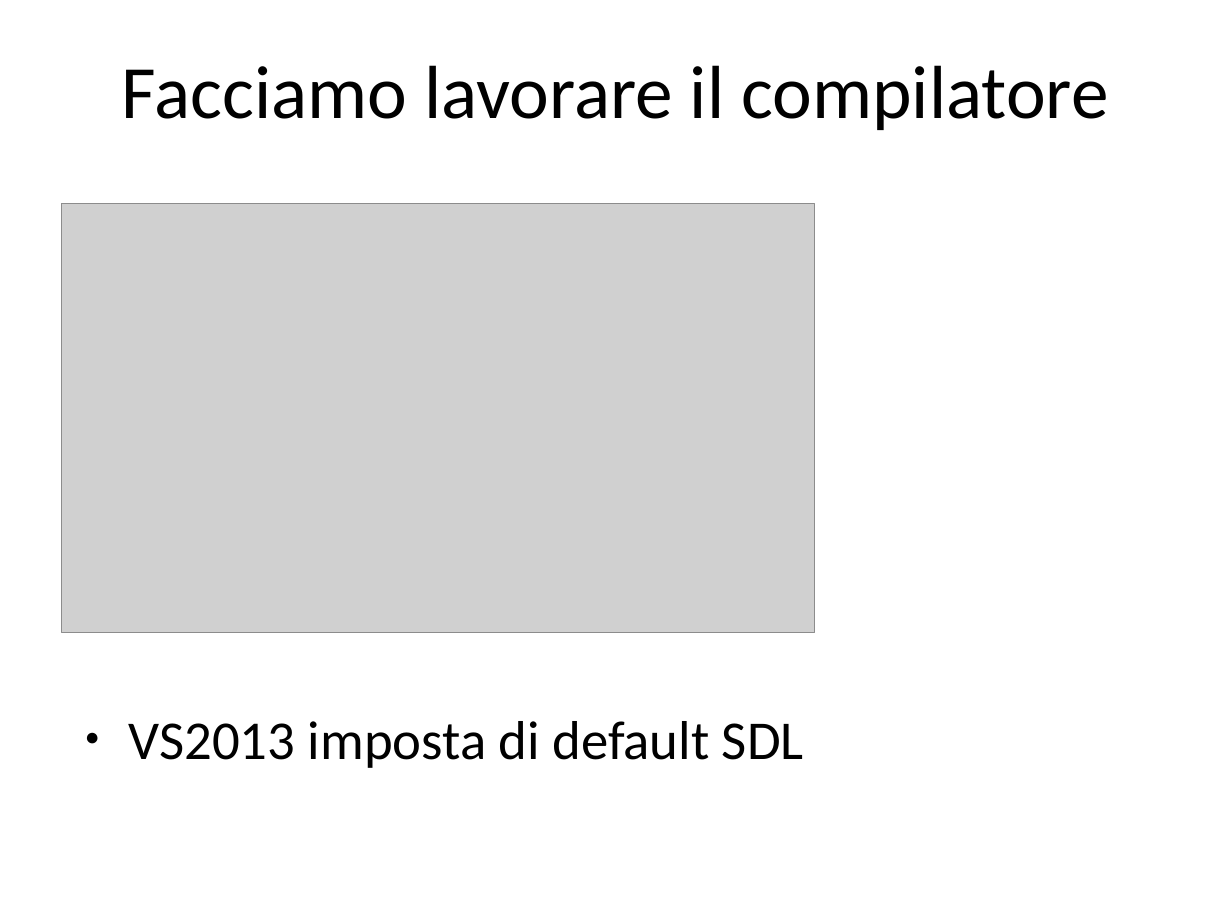
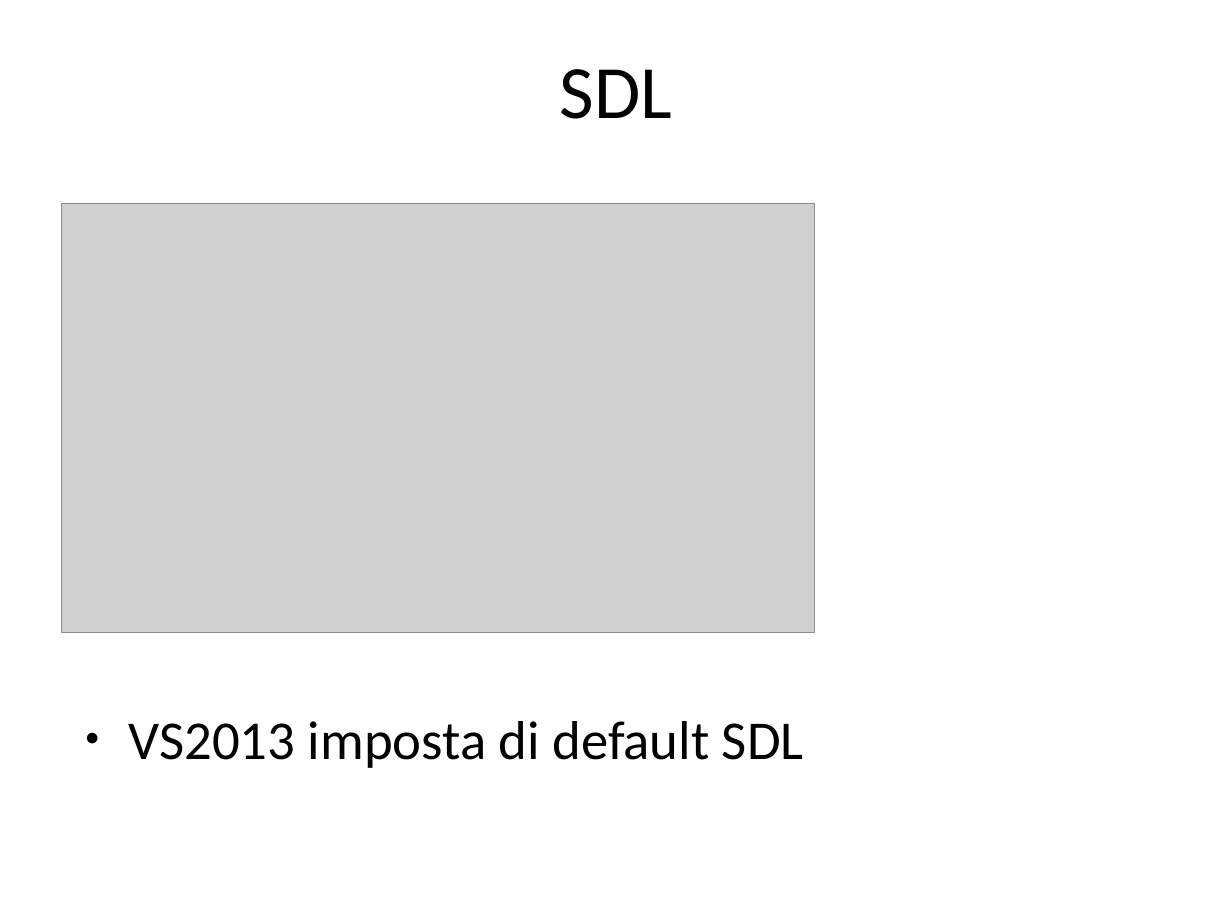
Before and after one commit to guidop/IAD13, a slide deck: slide 35 of La salute del software.odp. Drawn at 1232x924 pixels with LibreOffice and Linux fonts; fonts in the diff are those of the drawing; grey boxes stand for pictures. Boxes give left, top, right and bottom in pixels: in the first picture for what was removed or moved away, otherwise in the second. Text is boxed around its words. In the diff, an @@ line names an element or a change of style, - is before the commit and + after.

```diff
--- a/La salute del software.odp
+++ b/La salute del software.odp
@@ title at (560, 69, 672, 119): text changed @@
-Facciamo lavorare il compilatore
+SDL
```
Also in this commit, not shown: 11 other slides changed, 2 slides added, 2 other files.
